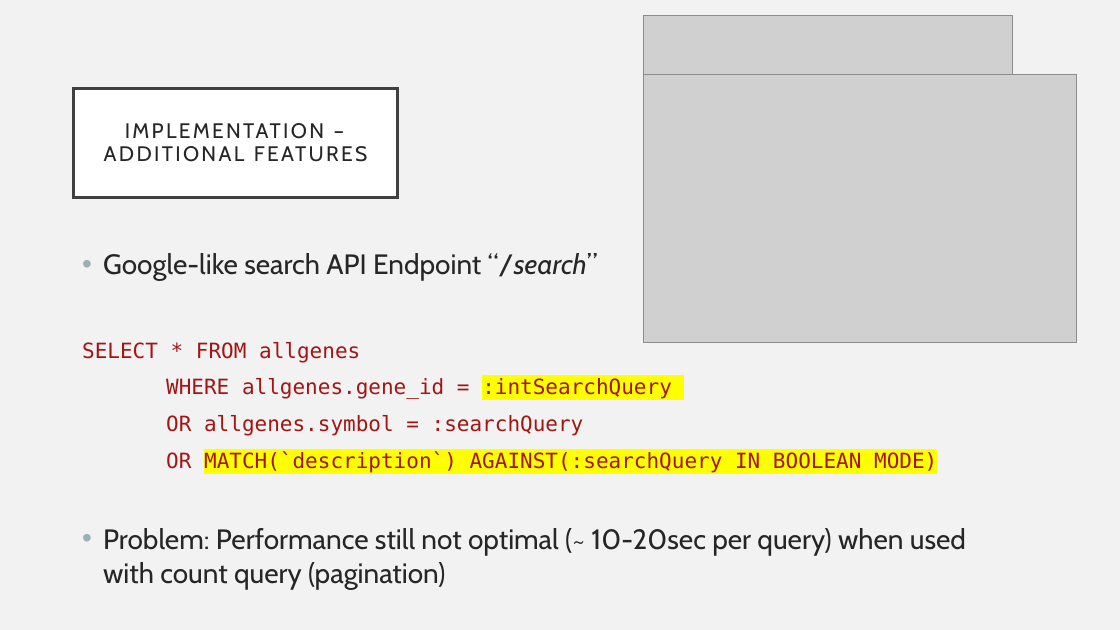
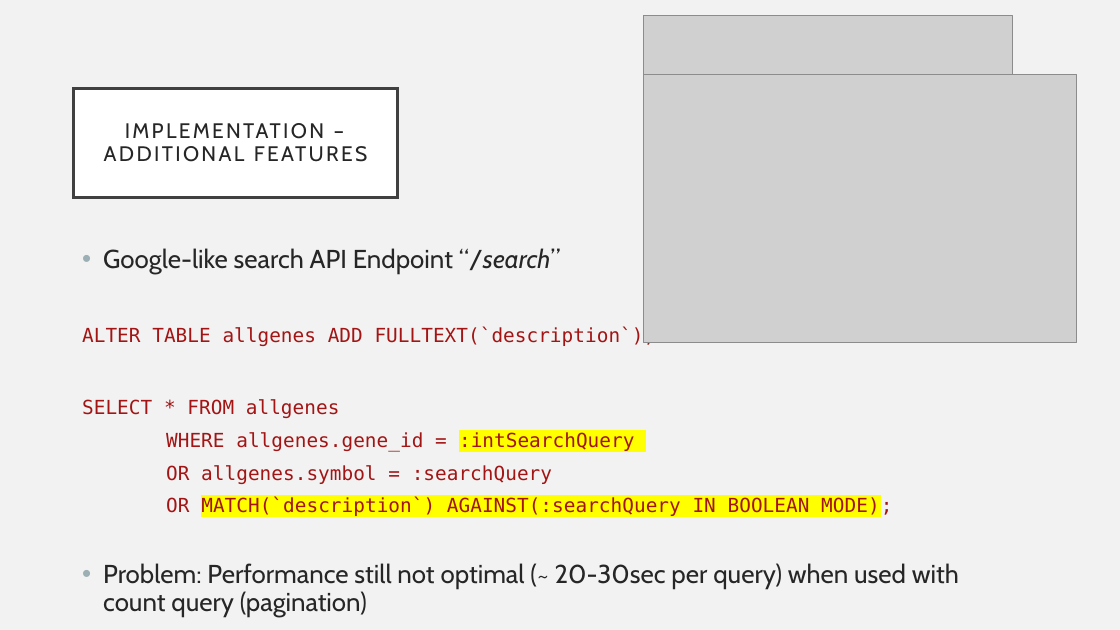
Before and after one commit to G43beli/GENEius, a slide deck: slide 10 of docs/Presentation.pptx (slide 11 before the commit). Drawn at 1120x630 pixels with LibreOffice and Linux fonts; fonts in the diff are those of the drawing; grey boxes stand for pictures. Boxes give left, top, right and bottom in pixels: in the first picture for what was removed or moved away, otherwise in the second. Text is boxed around its words. In the diff, an @@ line names an element or a change of style, - is before the commit and + after.

Commit message:
refactoring presentation and demo

```diff
--- a/docs/Presentation.pptx
+++ b/docs/Presentation.pptx
@@ text at [82,248,634,484]: size 24 to 22.2 pt in "Google-like search API Endpoint “/search”"; size 18 to 16.6 pt in "SELECT * FROM allgenes", "WHERE allgenes.gene_id = :intSearchQuery", "OR allgenes.symbol = :searchQuery"; line spacing 1 to 0.9 @@
@@ text at [82,327,656,346]: paragraph added @@
+ALTER TABLE allgenes ADD FULLTEXT(`description`);
@@ text at [103,497,959,617]: text changed; size 24 to 22.2 pt @@
-OR MATCH(`description`) AGAINST(:searchQuery IN BOOLEAN MODE)
-• Problem: Performance still not optimal (~ 10-20sec per query) when used with count query (pagination)
+OR MATCH(`description`) AGAINST(:searchQuery IN BOOLEAN MODE);
+• Problem: Performance still not optimal (~ 20-30sec per query) when used with count query (pagination)
```
Also in this commit, not shown: 2 other files.
